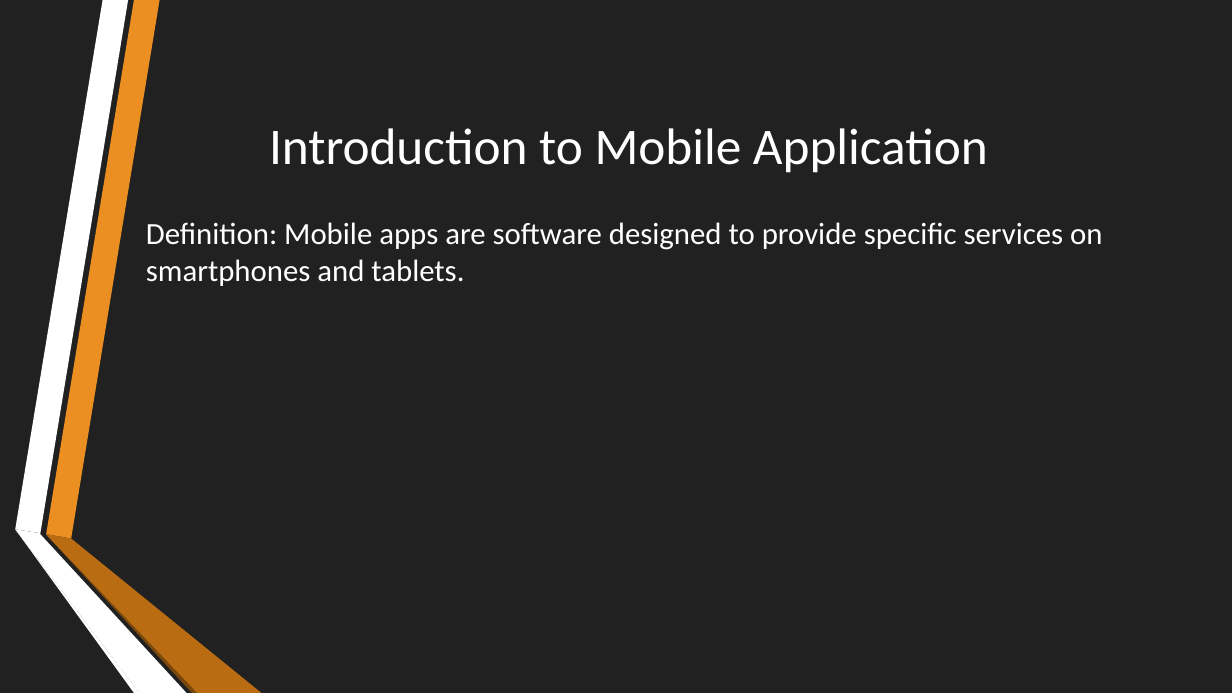
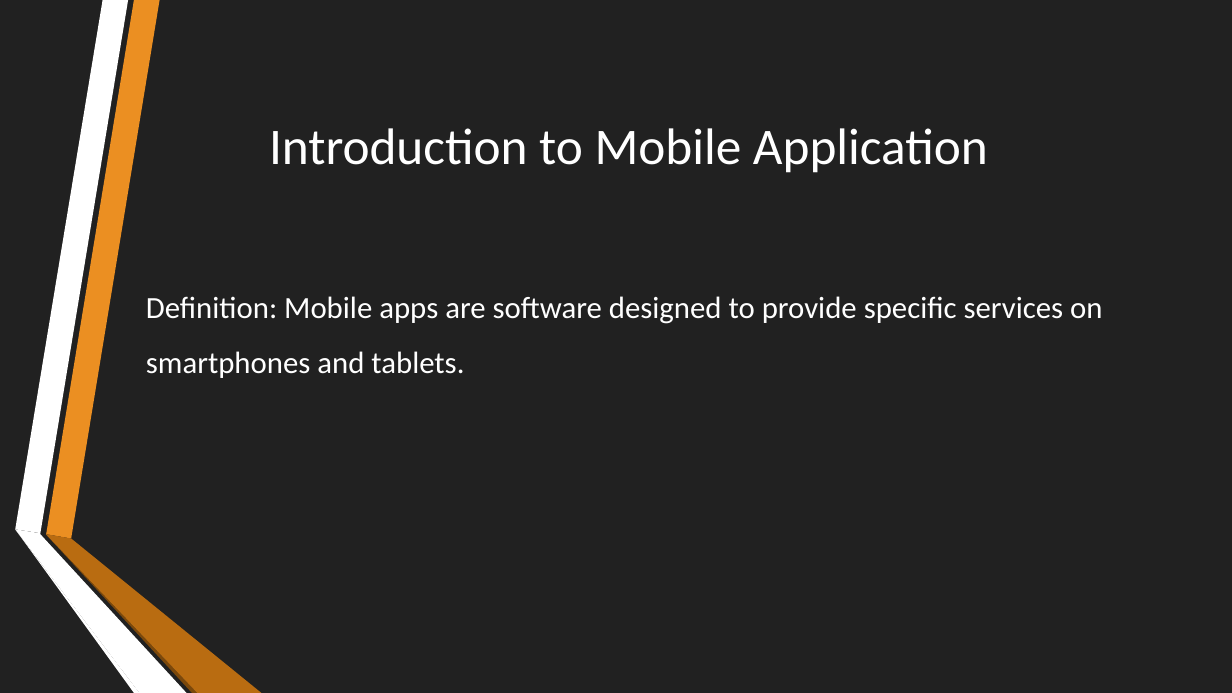
Before and after one commit to Neil1-hub/CEF-440-, a slide deck: slide 3 of Task 1/INTERNET AND MOBILE PROGRAMMING.pptx. Drawn at 1232x693 pixels with LibreOffice and Linux fonts; fonts in the diff are those of the drawing. Boxes give left, top, right and bottom in pixels: in the first picture for what was removed or moved away, otherwise in the second. Text is boxed around its words. In the diff, an @@ line names an element or a change of style, - is before the commit and + after.

```diff
--- a/Task 1/INTERNET AND MOBILE PROGRAMMING.pptx
+++ b/Task 1/INTERNET AND MOBILE PROGRAMMING.pptx
@@ text "Definition: Mobile apps are software ...": place and size @@
-text "Definition: Mobile apps are software ..." at [146, 222, 1102, 286]
+text "Definition: Mobile apps are software ..." at [146, 296, 1102, 378]
@@ text "Definition: Mobile apps are software ..." at [146, 296, 1102, 378]: line spacing 1 to 1.5 @@
```
Also in this commit, not shown: 4 other files.
